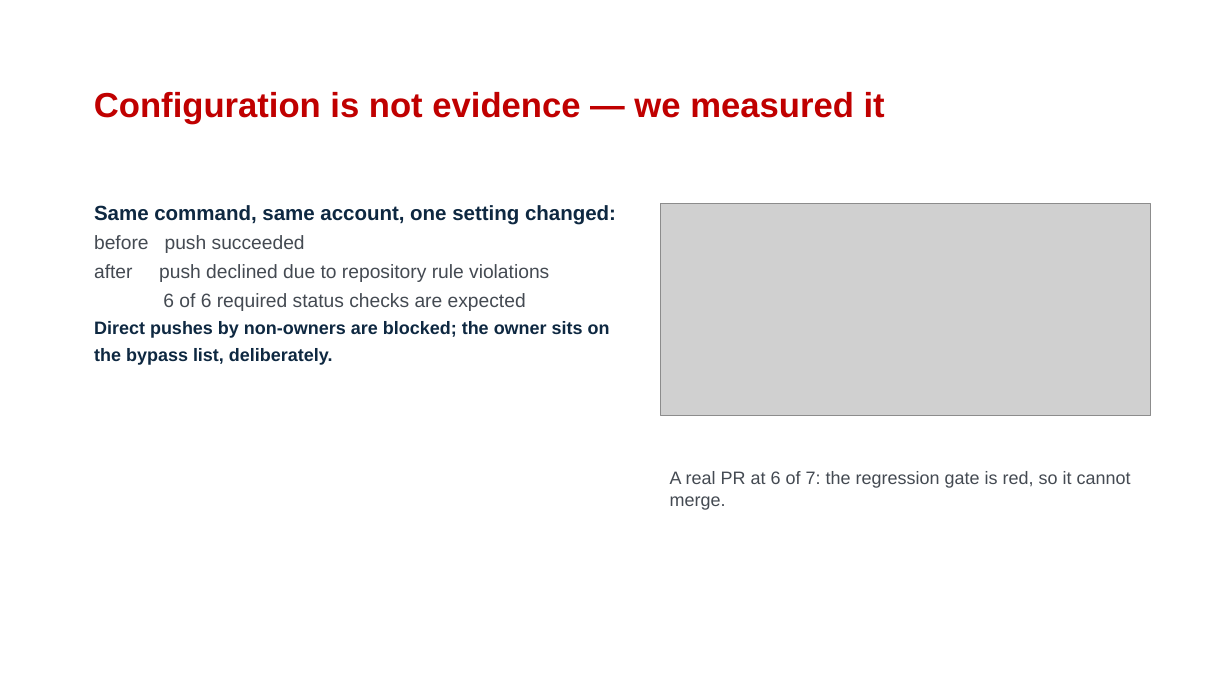
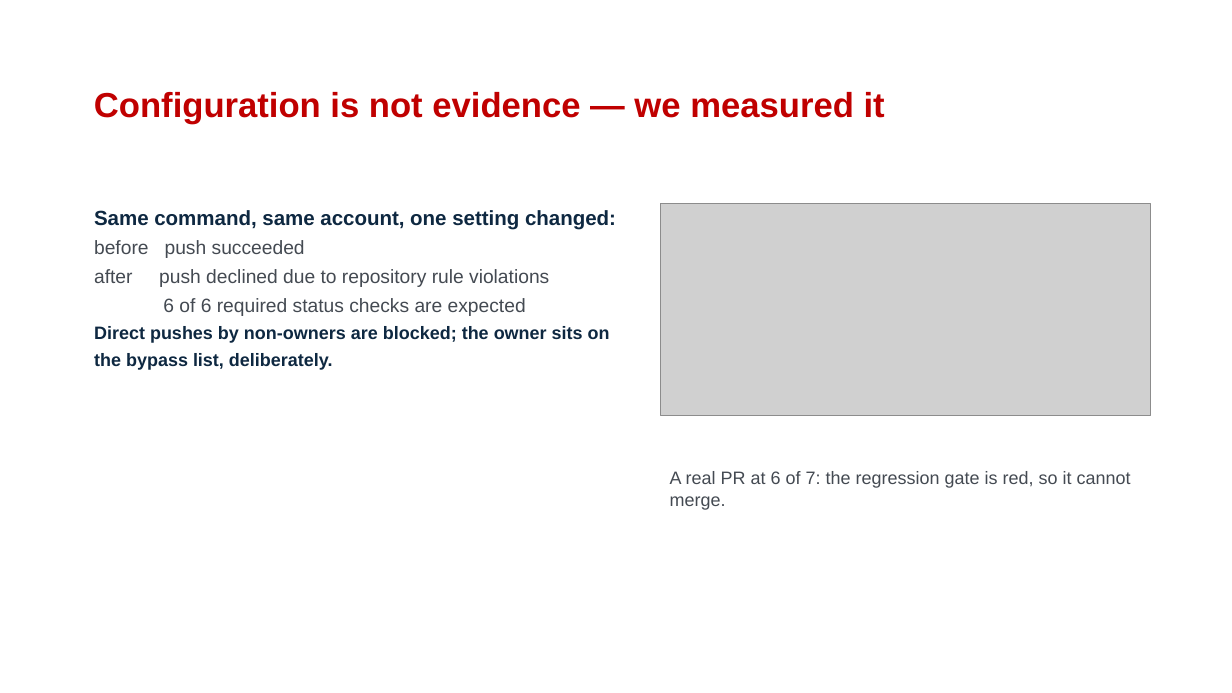
Before and after one commit to StantonJoY/SE_Project, a slide deck: slide 15 of docs/presentation/CS5351_Group26_Presentation.pptx (slide 13 before the commit). Drawn at 1232x693 pixels with LibreOffice and Linux fonts; fonts in the diff are those of the drawing; grey boxes stand for pictures; background and template pictures are left out. Boxes give left, top, right and bottom in pixels: in the first picture for what was removed or moved away, otherwise in the second. Text is boxed around its words. In the diff, an @@ line names an element or a change of style, - is before the commit and + after.

```diff
--- a/docs/presentation/CS5351_Group26_Presentation.pptx
+++ b/docs/presentation/CS5351_Group26_Presentation.pptx
@@ text "Same command, same account, one ...": place and size @@
-text "Same command, same account, one ..." at box(94, 205, 616, 365)
+text "Same command, same account, one ..." at box(94, 210, 616, 370)
```
Also in this commit, not shown: 12 other slides changed, 4 slides added, 2 slides removed, 2 other files.
